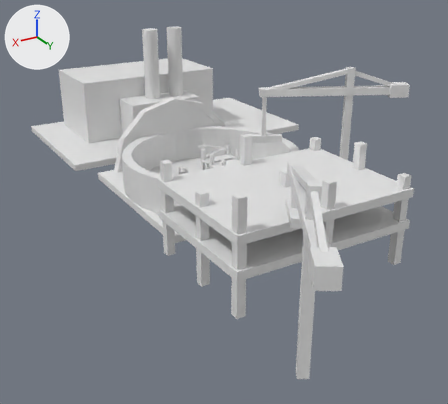
An edit to the Blender file Blender/Levels/pregameHub.blend, drawn before and after from the same camera.
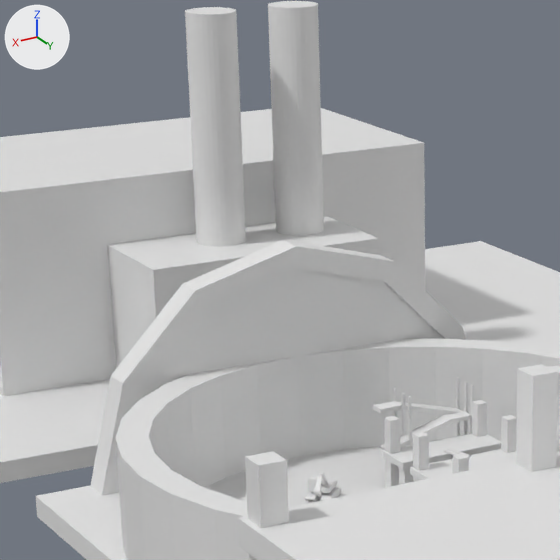
Each version appears first whole from a 50 mm camera at (82.7, 144.7, 66.5) aimed at (0.8, 8.2, -1.7), and next in a close-up on the part from 20% to 56% of the width and 7% to 47% of the height. The lights are fixed; the arrows at upper left show +X, +Y and +Z.

The first close-up shows 'Cylinder', 'Digger', 'Scaffolding', 'backgroundBuilding', 'backgroundFactory', 'hubBuilding', 'hubWalls'.
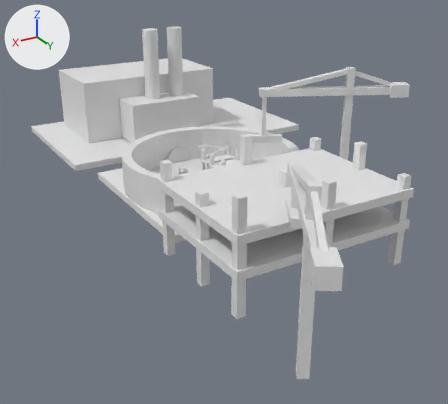
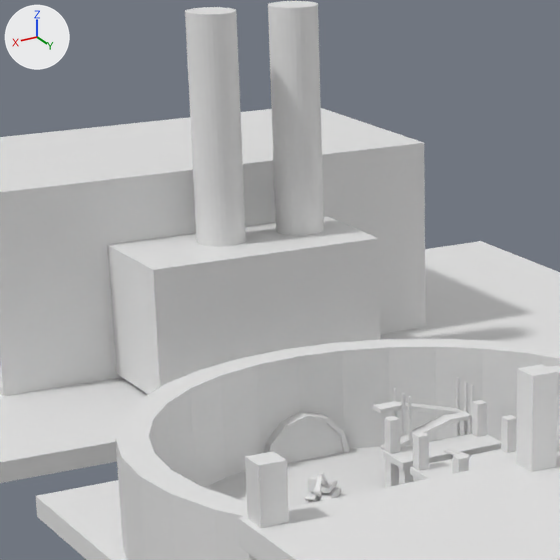
What differs and where, as boxes (x1, y1, x2, y2) in the close-ups (560 x 560 px):
'Cylinder', moved, rescaled
    before: (90, 240, 466, 496)
    after: (264, 412, 350, 464)

What the commit changed:
Object 'Cylinder' (ob_cylinder) moves from (-0.05, -23.37, 0.93) to (-0.05, -21.67, 0.93).
Object 'Cylinder' (ob_cylinder) is rescaled from (4.55, 4.55, 1.86) to (1.0, 1.0, 1.0).
